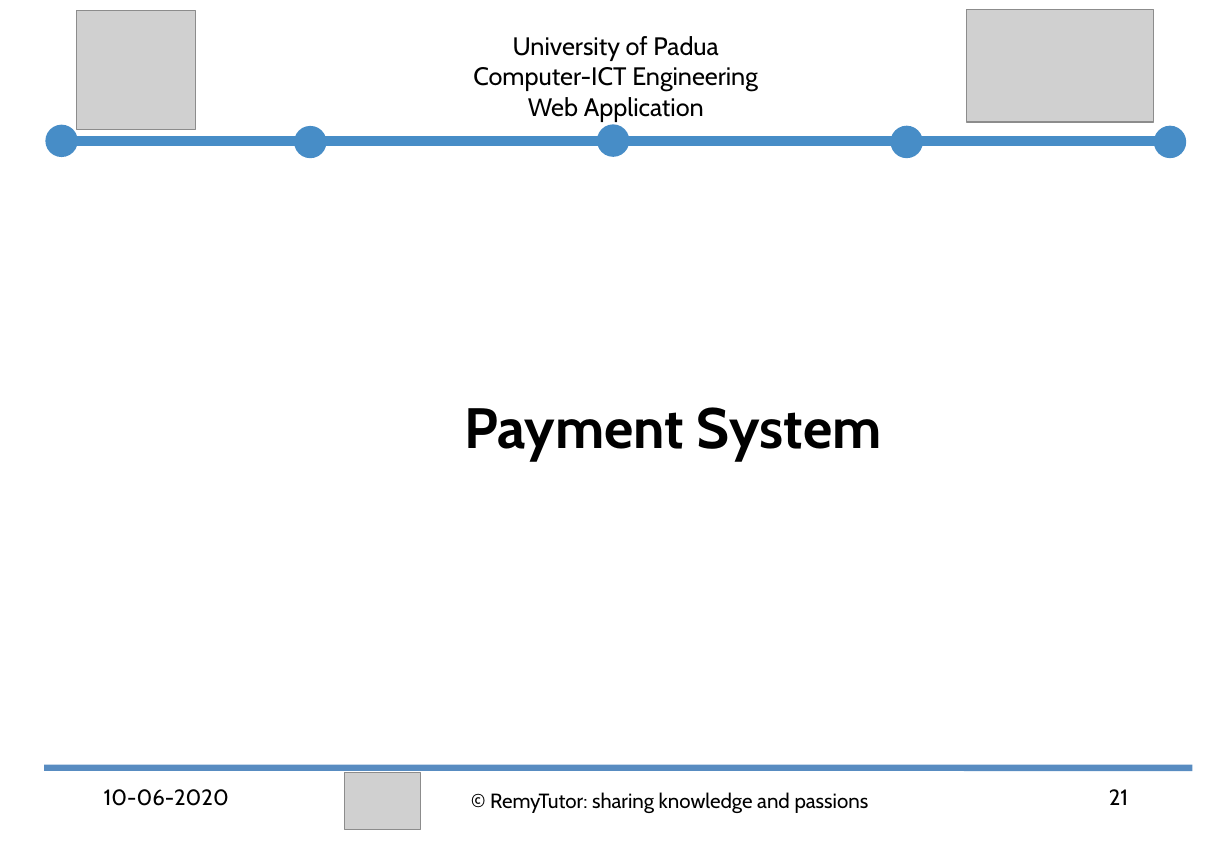
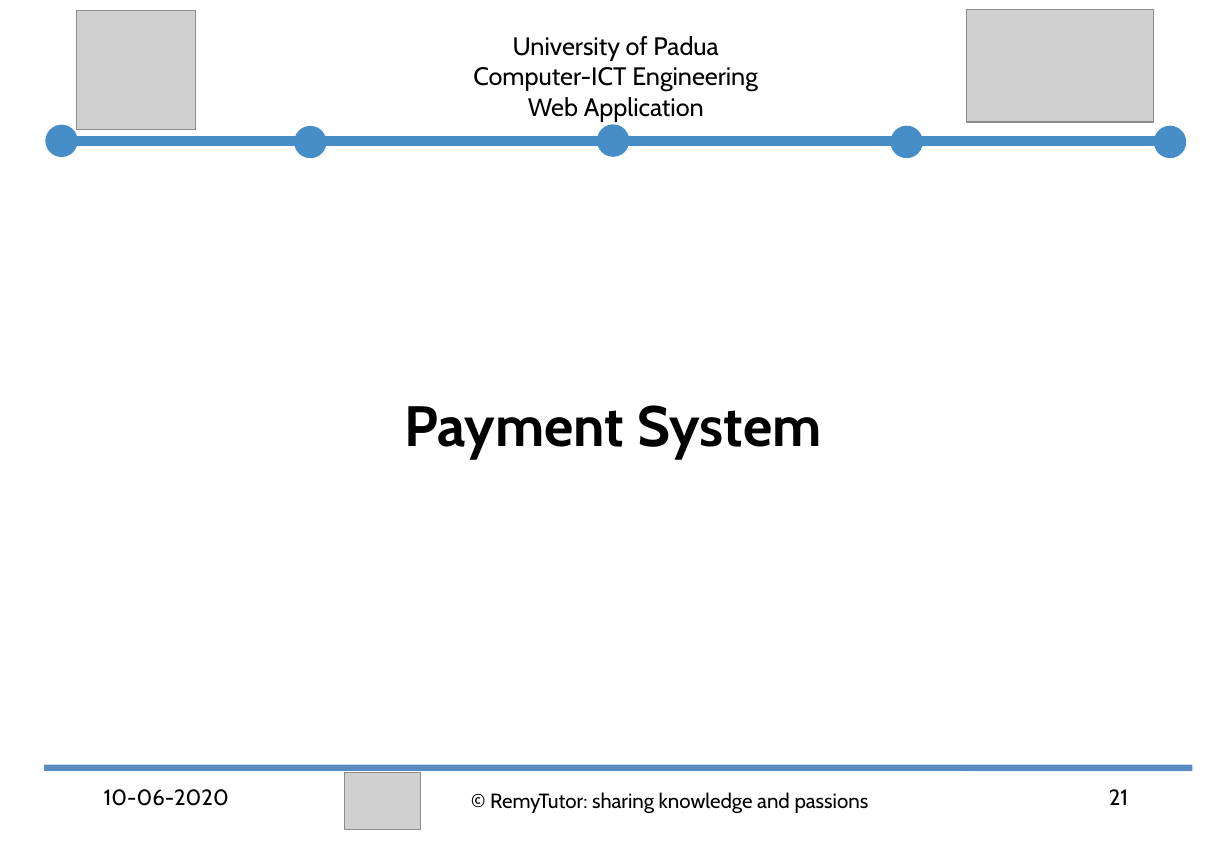
Before and after one commit to abahmadb/Web-Applications, a slide deck: slide 21 of HW2-RemyTutor-2019-2020.ppt. Drawn at 1232x853 pixels with LibreOffice and Linux fonts; fonts in the diff are those of the drawing; grey boxes stand for pictures. Boxes give left, top, right and bottom in pixels: in the first picture for what was removed or moved away, otherwise in the second. Text is boxed around its words. In the diff, an @@ line names an element or a change of style, - is before the commit and + after.

Commit message:
little adjustments on pom, ppt and readme

```diff
--- a/HW2-RemyTutor-2019-2020.ppt
+++ b/HW2-RemyTutor-2019-2020.ppt
@@ text "Payment System": place and size @@
-text "Payment System" at box(464, 407, 882, 460)
+text "Payment System" at box(404, 405, 822, 459)
```
Also in this commit, not shown: 2 other files.
